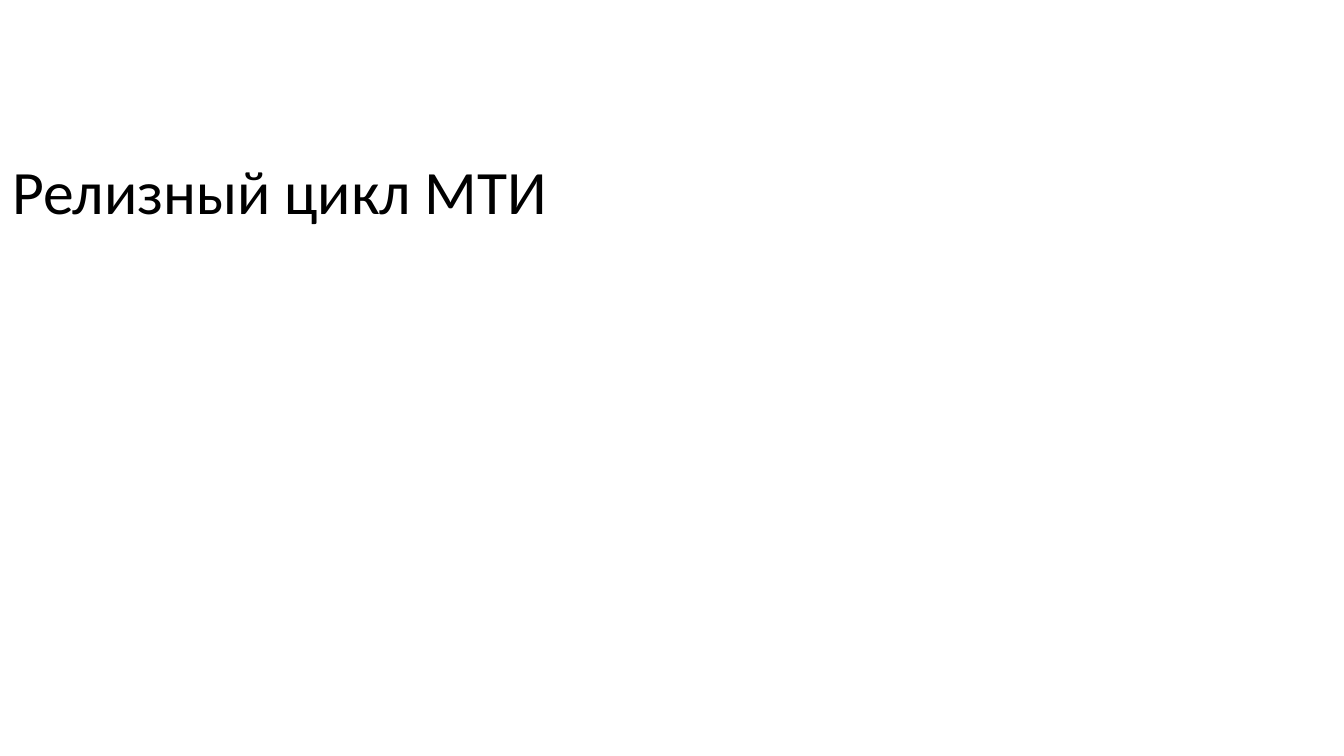
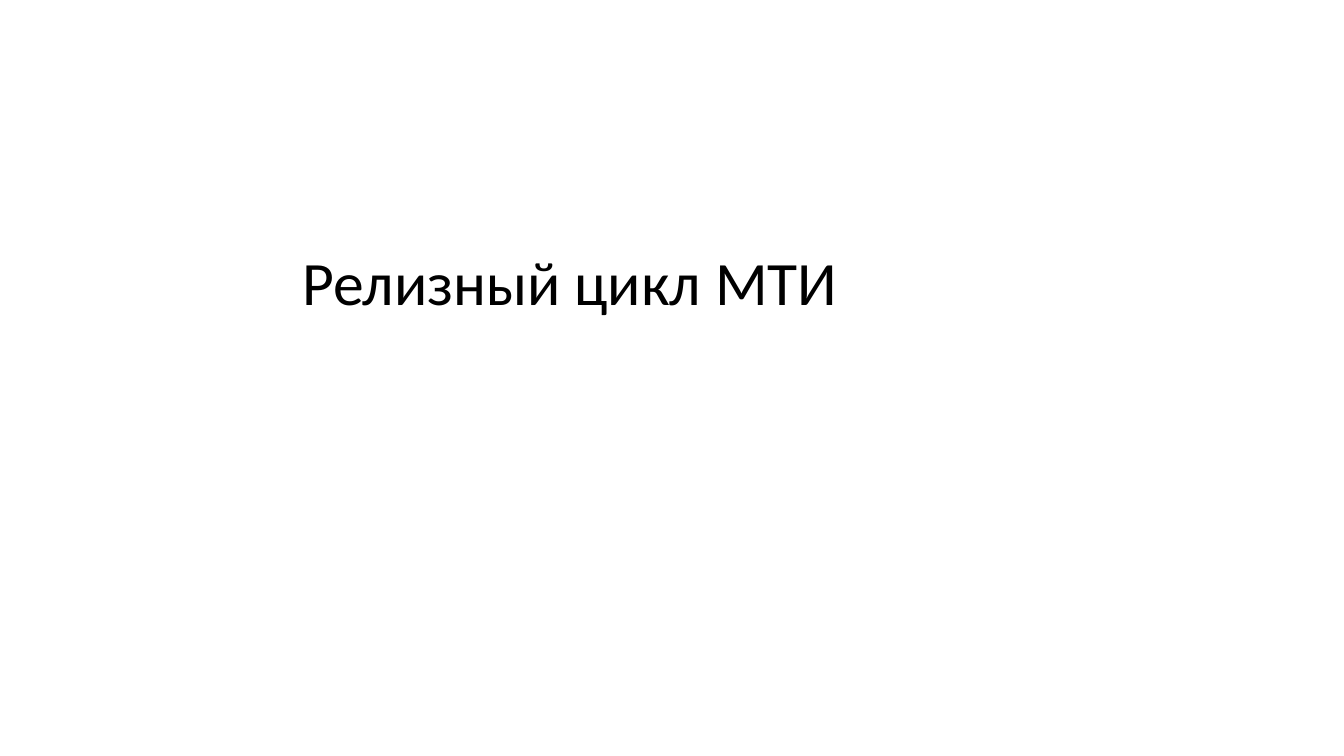
Before and after one commit to akharkov88/Project_Efim_new, a slide deck: slide 1 of Презентация с релизами.pptx. Drawn at 1344x756 pixels with LibreOffice and Linux fonts; fonts in the diff are those of the drawing. Boxes give left, top, right and bottom in pixels: in the first picture for what was removed or moved away, otherwise in the second. Text is boxed around its words. In the diff, an @@ line names an element or a change of style, - is before the commit and + after.

```diff
--- a/Презентация с релизами.pptx
+++ b/Презентация с релизами.pptx
@@ title "Релизный цикл МТИ": place and size @@
-title "Релизный цикл МТИ" at (12, 172, 547, 224)
+title "Релизный цикл МТИ" at (302, 263, 837, 315)
```
Also in this commit, not shown: 1 slide added, 2 slides removed.
